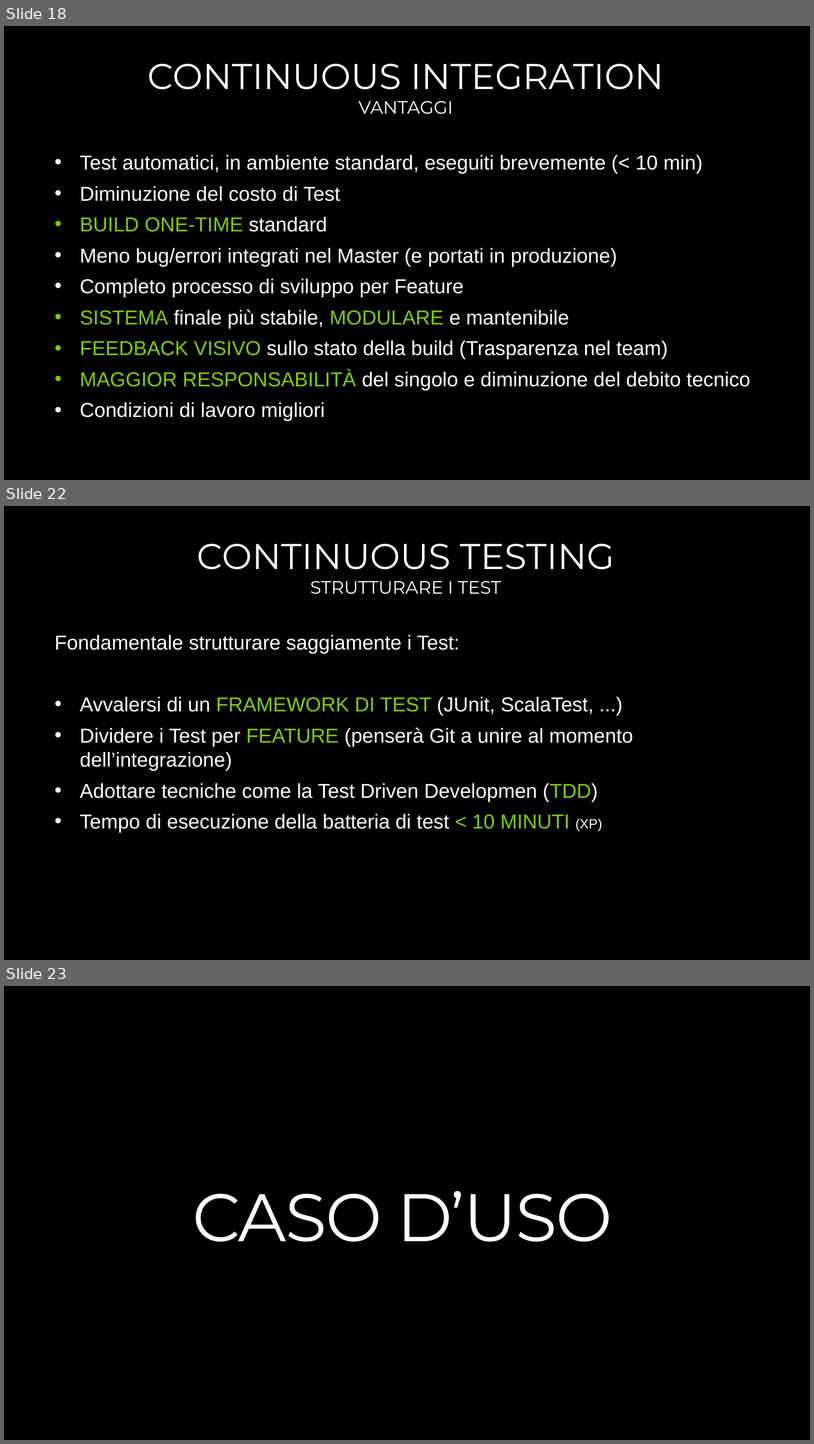
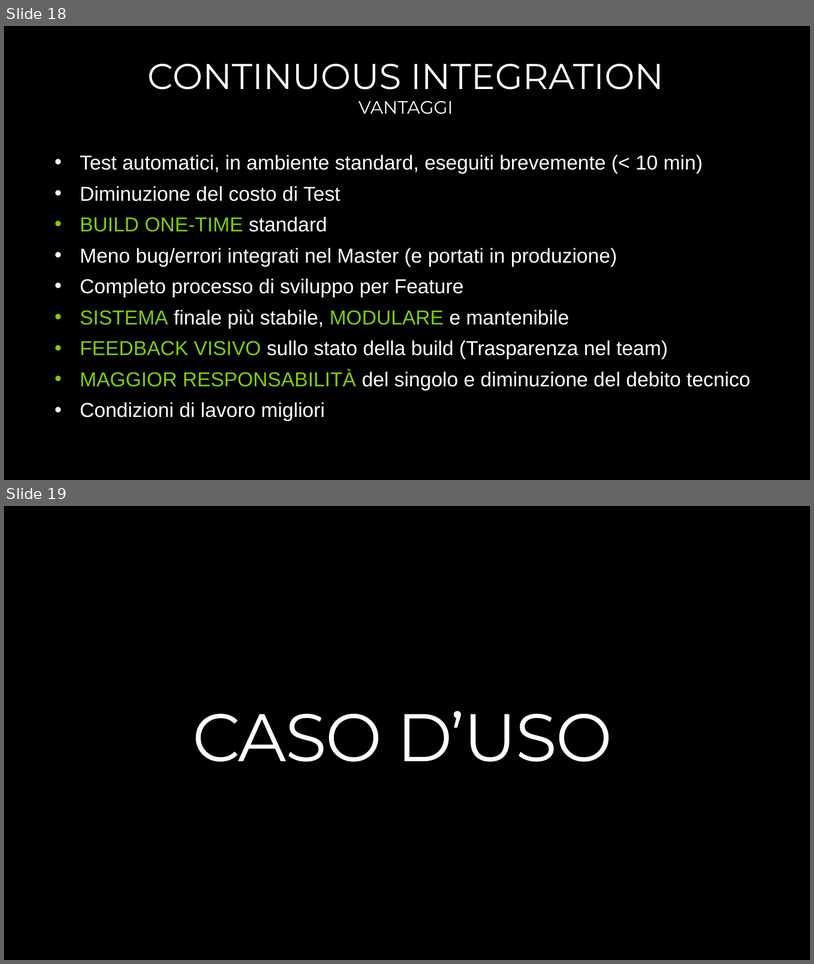
Before and after one commit to endless-upgrade/DevOpsHours, a slide deck: DEVOPS-4-TODO.pptx. Shown one above the other, each under a label of ours: slides 18, 22 and 23 before the commit, slides 18 and 19 after it; the slides between them are not shown. The pictures are 814x1444 and 814x964 pixels, drawn with LibreOffice and Linux fonts; fonts in the diff are those of the drawing; background and template pictures are left out. Boxes give left, top, right and bottom in pixels: in the first picture for what was removed or moved away, otherwise in the second. Text is boxed around its words. In the diff, an @@ line names an element or a change of style, - is before the commit and + after.

```diff
--- a/DEVOPS-4-TODO.pptx
+++ b/DEVOPS-4-TODO.pptx
@@ slide 22 removed at (4,506,810,960), background #000000 @@
@@ title removed at (197,544,615,570) @@
-CONTINUOUS TESTING
@@ subtitle removed at (311,581,501,594) @@
-STRUTTURARE I TEST
@@ text removed at (54,634,633,832) @@
-Fondamentale strutturare saggiamente i Test:
-• Avvalersi di un FRAMEWORK DI TEST (JUnit, ScalaTest, ...)
-• Dividere i Test per FEATURE (penserà Git a unire al momento dell’integrazione)
-• Adottare tecniche come la Test Driven Developmen (TDD)
-• Tempo di esecuzione della batteria di test < 10 MINUTI (XP)
@@ what was slide 23 is now slide 19 @@
```
Also in this commit, not shown: 1 slide changed, 3 other slides removed, 1 other file.
